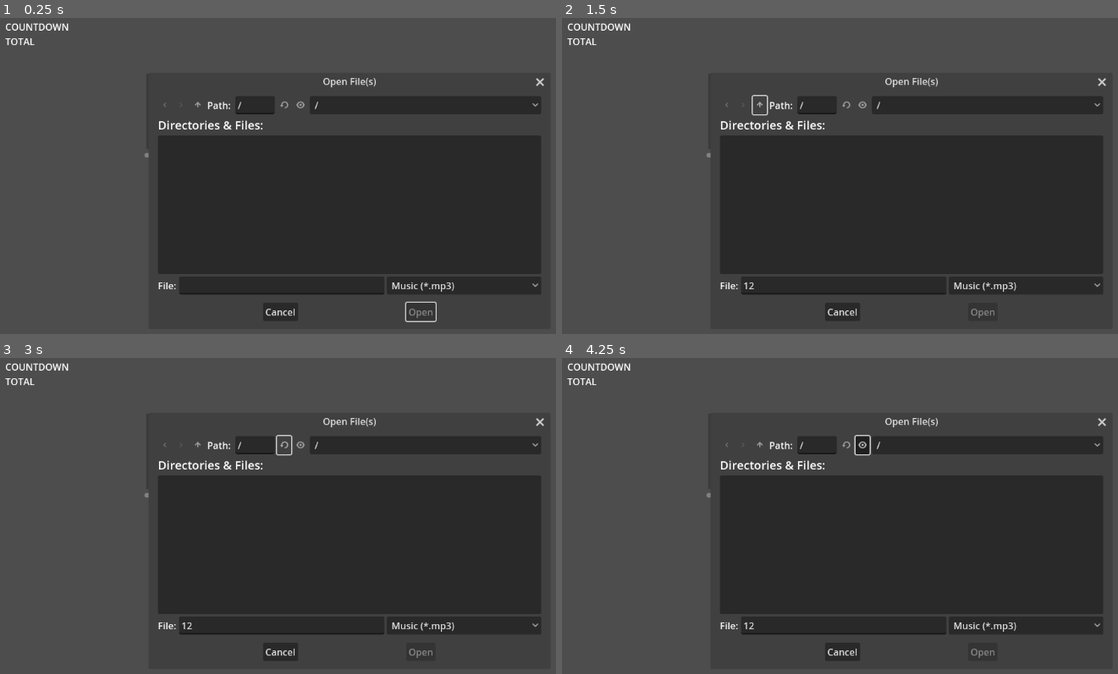
Above: before the commit, frames 1-4 (two rows, left to right).
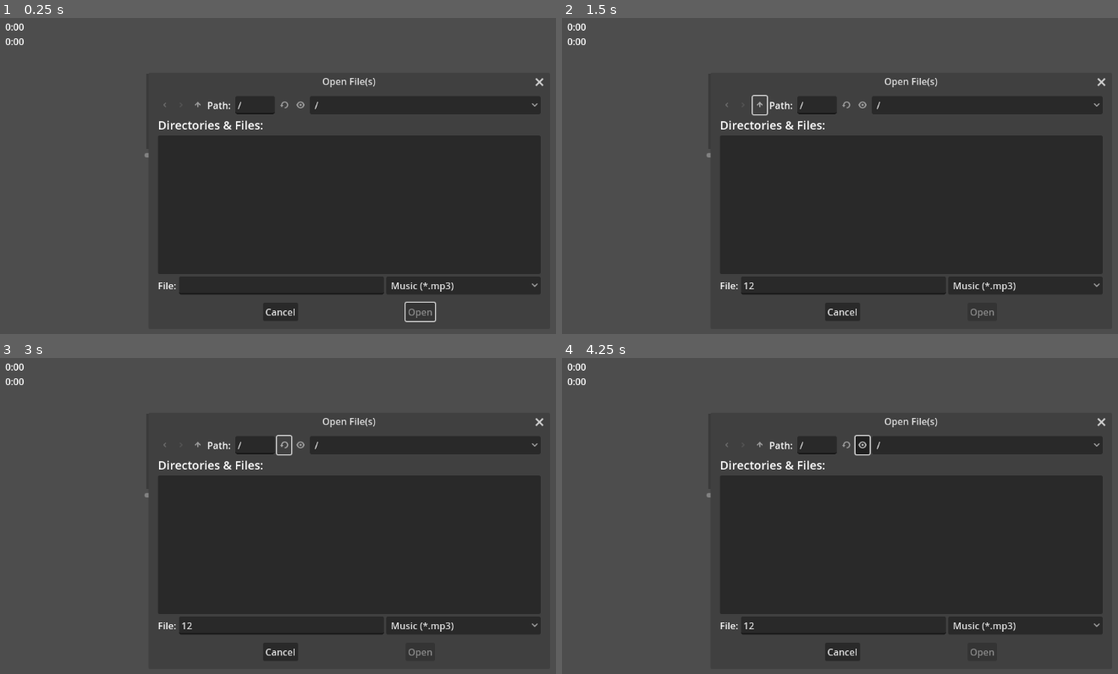
Above: after the commit, the same moments.

Repository: KindaWrks/Music-Player
Game: Godot game, scene res://MusicNode.tscn
Same seed, same stepped clock (60 frames per second), same inputs: the game is played once before the commit and once after it. The project has no main scene, so this scene is started directly.
Inputs (mouse positions are in pixels of both pictures, inside the frame that each line leads up to):
- Up to frame 1 (0.25 s): no input
- Up to frame 2 (1.5 s): click (845, 286) at 0.52 s; type "12" at 0.6 s; click (762, 106) at 1.25 s
- Up to frame 3 (3 s): click (200, 446) at 2 s; click (283, 446) at 2.75 s
- Up to frame 4 (4.25 s): click (862, 446) at 3.5 s

The runs differ from the first frame. In frame 1, 0.6% of the frame differs, in the area x 0-98%, y 1-97%; in frame 2, 0.5%; in frame 3, 0.5%; in frame 4, 0.5%.

Commit message:
time labels changed and time updated
Changed both time labels to zeros again but added the time calculation for conversion.

Diff:
--- a/MusicNode.gd
+++ b/MusicNode.gd
@@ -22,10 +22,15 @@
 
 # Called every frame. 'delta' is the elapsed time since the previous frame.
 func _process(_delta):
-
-	if $AudioStreamPlayer.playing: #Make time count down in int rather then float and show total time
-		music_time_label.text = str(int($AudioStreamPlayer.stream.get_length()) - int($AudioStreamPlayer.get_playback_position()))
-		music_total_time.text = str(int($AudioStreamPlayer.stream.get_length()))
+	if $AudioStreamPlayer.playing:
+		var total_length = int($AudioStreamPlayer.stream.get_length())
+		var current_position = int($AudioStreamPlayer.get_playback_position())
+		# conversion of playback to minutes and seconds, calls error discard decimal
+		var minutes = (total_length - current_position) / 60
+		var seconds = (total_length - current_position) % 60
+		# Display through text labels
+		music_time_label.text = str(minutes).pad_zeros(1) + ":" + str(seconds).pad_zeros(2)
+		music_total_time.text = str(total_length / 60).pad_zeros(1) + ":" + str(total_length % 60).pad_zeros(2)
 	print(musicarray)
 
 
--- a/MusicNode.tscn
+++ b/MusicNode.tscn
@@ -34,16 +34,16 @@
 [node name="MusicTimeLabel" type="Label" parent="."]
 offset_left = 48.0
 offset_top = 28.0
-offset_right = 157.0
+offset_right = 85.0
 offset_bottom = 52.0
-text = "COUNTDOWN"
+text = "0:00"
 
 [node name="MusicTotalTimeLabel" type="Label" parent="."]
 offset_left = 48.0
 offset_top = 53.0
 offset_right = 157.0
 offset_bottom = 77.0
-text = "TOTAL"
+text = "0:00"
 
 [node name="song_list" type="ItemList" parent="."]
 offset_left = 294.0
